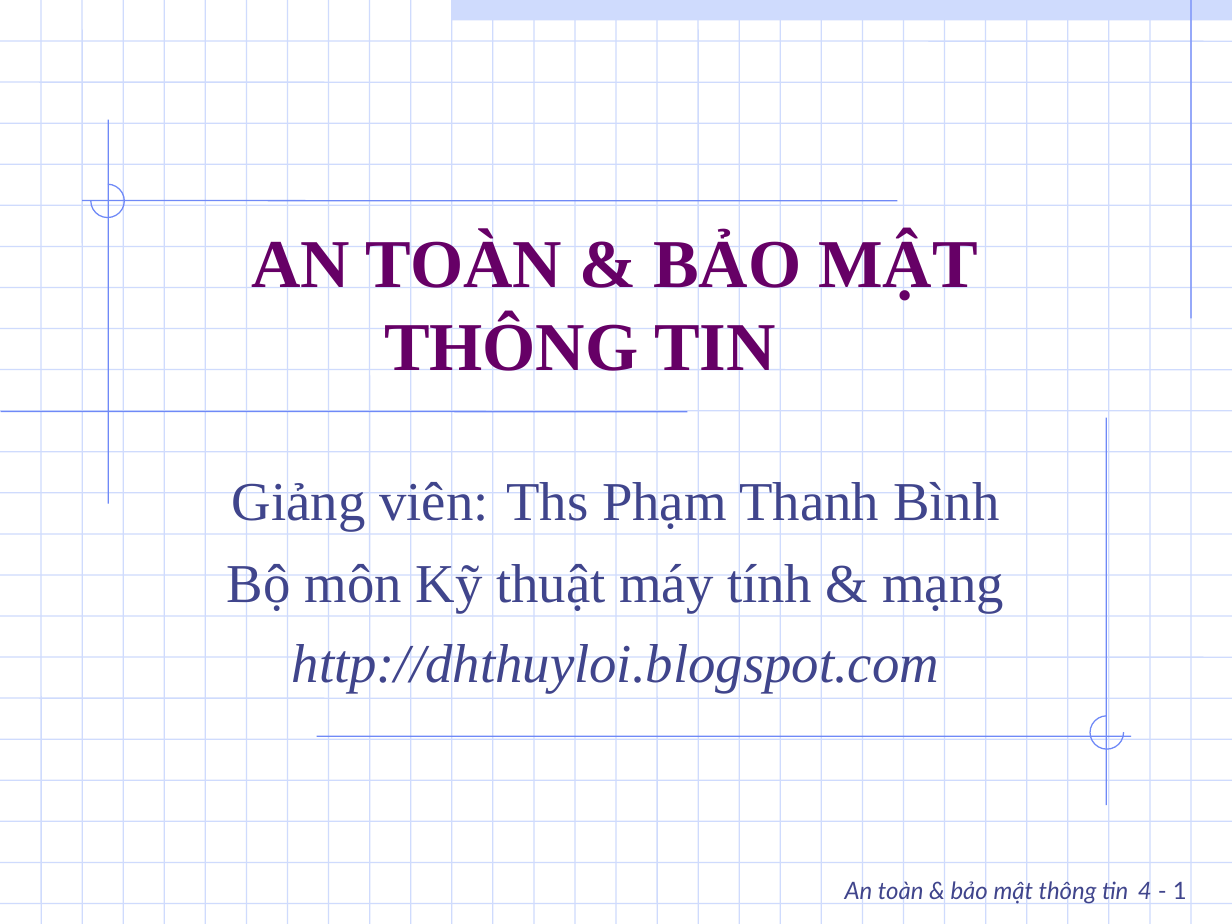
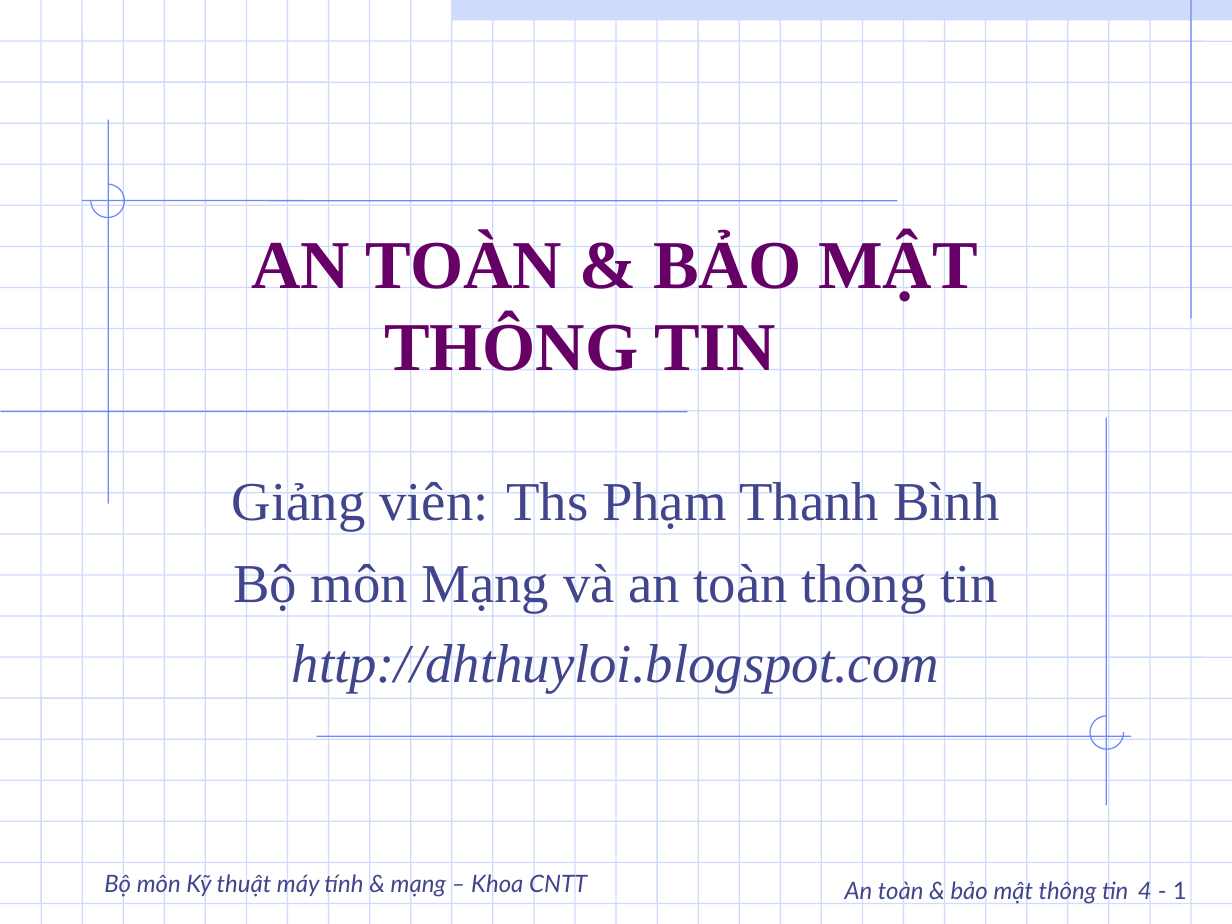
Before and after one commit to DangHieu19022004/ATTT, a slide deck: slide 1 of slide/Phan04_3.ppt. Drawn at 1232x924 pixels with LibreOffice and Linux fonts; fonts in the diff are those of the drawing. Boxes give left, top, right and bottom in pixels: in the first picture for what was removed or moved away, otherwise in the second. Text is boxed around its words. In the diff, an @@ line names an element or a change of style, - is before the commit and + after.

```diff
--- a/slide/Phan04_3.ppt
+++ b/slide/Phan04_3.ppt
@@ subtitle at (233,560,998,613): text changed @@
-Bộ môn Kỹ thuật máy tính & mạng
+Bộ môn Mạng và an toàn thông tin
@@ text added at (104,871,587,898), 14 pt, text #40458C, italic @@
+Bộ môn Kỹ thuật máy tính & mạng – Khoa CNTT
```
Also in this commit, not shown: 29 other slides changed, 2 slides added, 1 slide removed, 40 other files.
